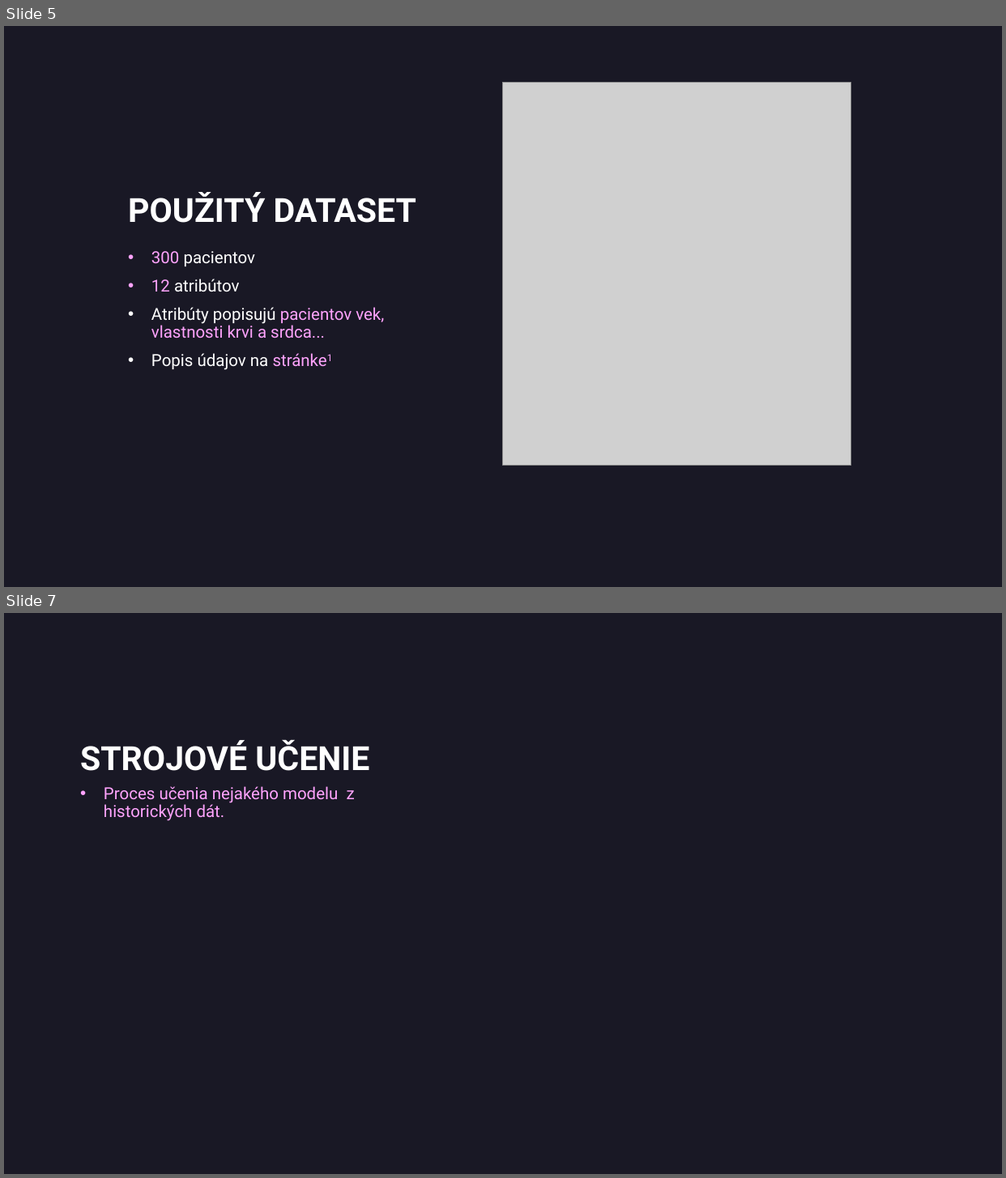
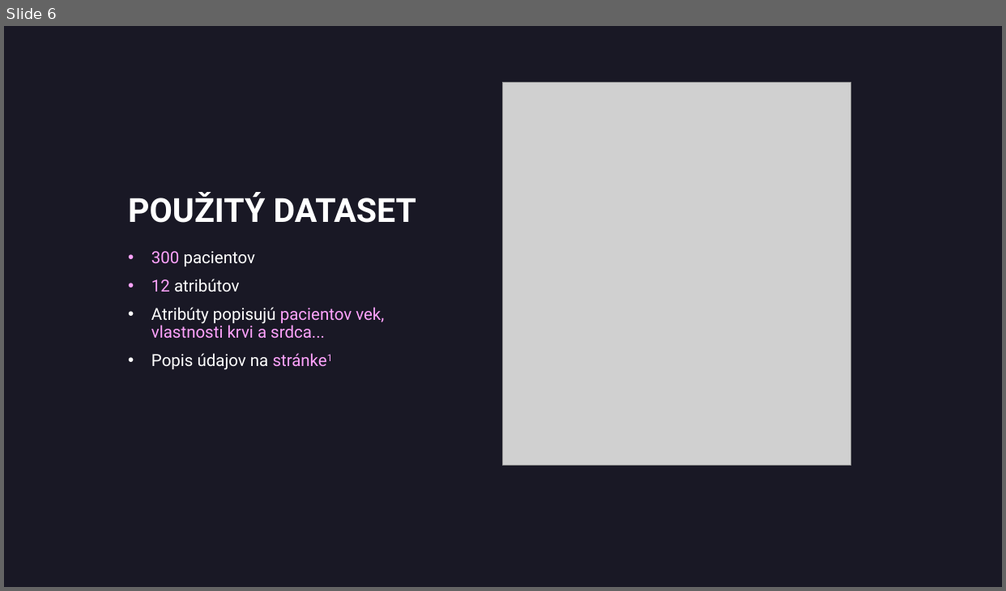
Before and after one commit to cenkner-maximilian/Predikcia-umrtnosti-u-pacientov-so-srdcovym-zlyhanim, a slide deck: slide-deck.pptx. Shown one above the other, each under a label of ours: slides 5 and 7 before the commit, slide 6 after it; the slides between them are not shown. The pictures are 1006x1178 and 1006x591 pixels, drawn with LibreOffice and Linux fonts; fonts in the diff are those of the drawing; grey boxes stand for pictures. Boxes give left, top, right and bottom in pixels: in the first picture for what was removed or moved away, otherwise in the second. Text is boxed around its words. In the diff, an @@ line names an element or a change of style, - is before the commit and + after.

```diff
--- a/slide-deck.pptx
+++ b/slide-deck.pptx
@@ slide 7 removed at (4, 613, 1002, 1174), background #191825 @@
@@ title removed at (80, 739, 369, 771) @@
-STROJOVÉ UČENIE
@@ text removed at (104, 786, 355, 821) @@
-• Proces učenia nejakého modelu z historických dát.
@@ what was slide 5 is now slide 6 @@
```
Also in this commit, not shown: 4 slides changed, 8 slides added, 1 other file.
